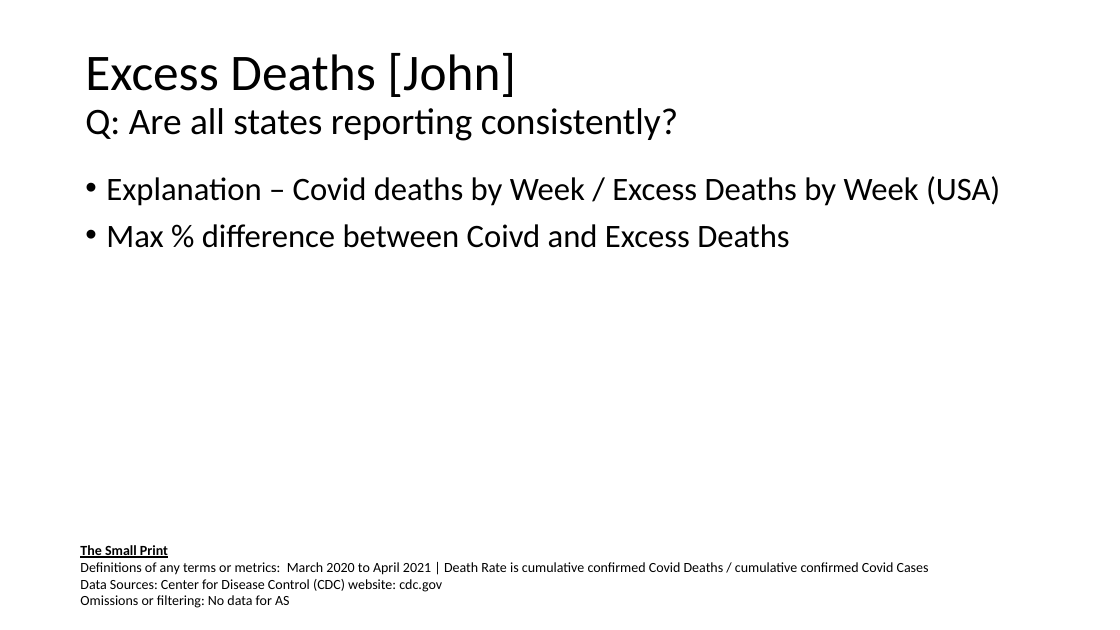
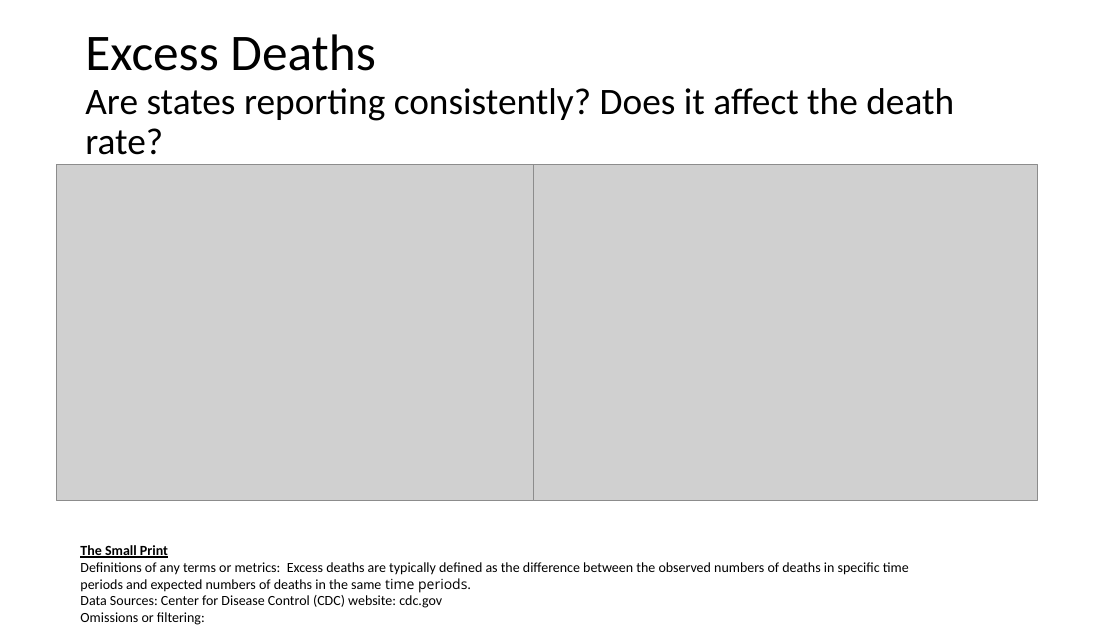
Before and after one commit to jenniecinelli/project_one, a slide deck: slide 5 of Folder0/Presentation1.pptx. Drawn at 1120x630 pixels with LibreOffice and Linux fonts; fonts in the diff are those of the drawing; grey boxes stand for pictures. Boxes give left, top, right and bottom in pixels: in the first picture for what was removed or moved away, otherwise in the second. Text is boxed around its words. In the diff, an @@ line names an element or a change of style, - is before the commit and + after.

Commit message:
Excess Deaths and Presentation

```diff
--- a/Folder0/Presentation1.pptx
+++ b/Folder0/Presentation1.pptx
@@ title at bbox=[85, 34, 954, 155]: text changed @@
-Excess Deaths [John]
-Q: Are all states reporting consistently?
+Excess Deaths
+Are states reporting consistently? Does it affect the death rate?
@@ picture added at bbox=[56, 165, 560, 501] @@
@@ text removed at bbox=[106, 176, 1000, 248] @@
-• Explanation – Covid deaths by Week / Excess Deaths by Week (USA)
-• Max % difference between Coivd and Excess Deaths
@@ picture added at bbox=[534, 165, 1038, 501] @@
@@ text at bbox=[80, 562, 909, 593]: text changed @@
-Definitions of any terms or metrics: March 2020 to April 2021 | Death Rate is cumulative confirmed Covid Deaths / cumulative confirmed Covid Cases
+Definitions of any terms or metrics: Excess deaths are typically defined as the difference between the observed numbers of deaths in specific time periods and expected numbers of deaths in the same time periods.
@@ text at bbox=[80, 612, 205, 625]: text changed @@
-Omissions or filtering: No data for AS
+Omissions or filtering:
```
Also in this commit, not shown: 9 other files.
